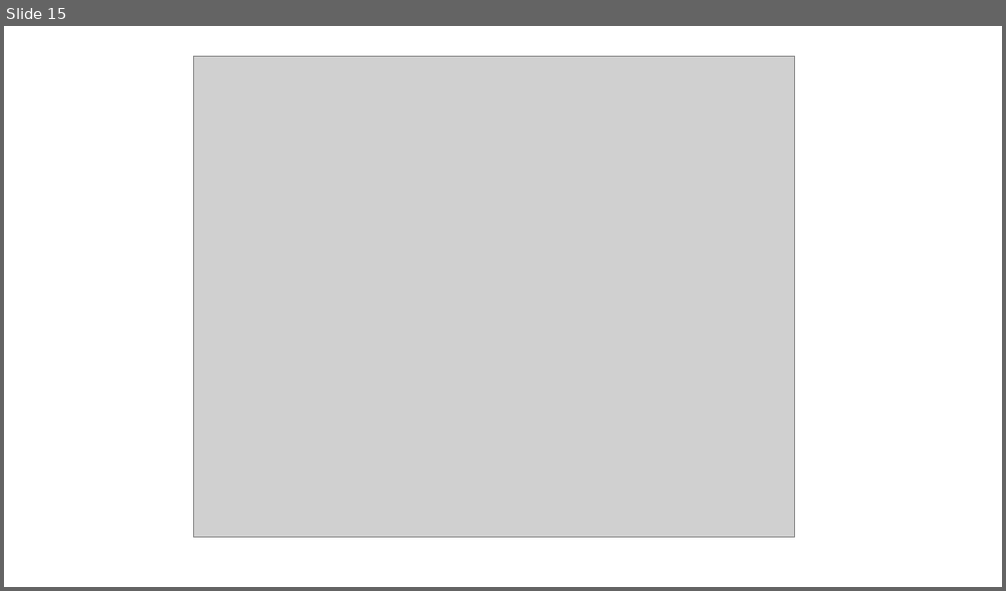
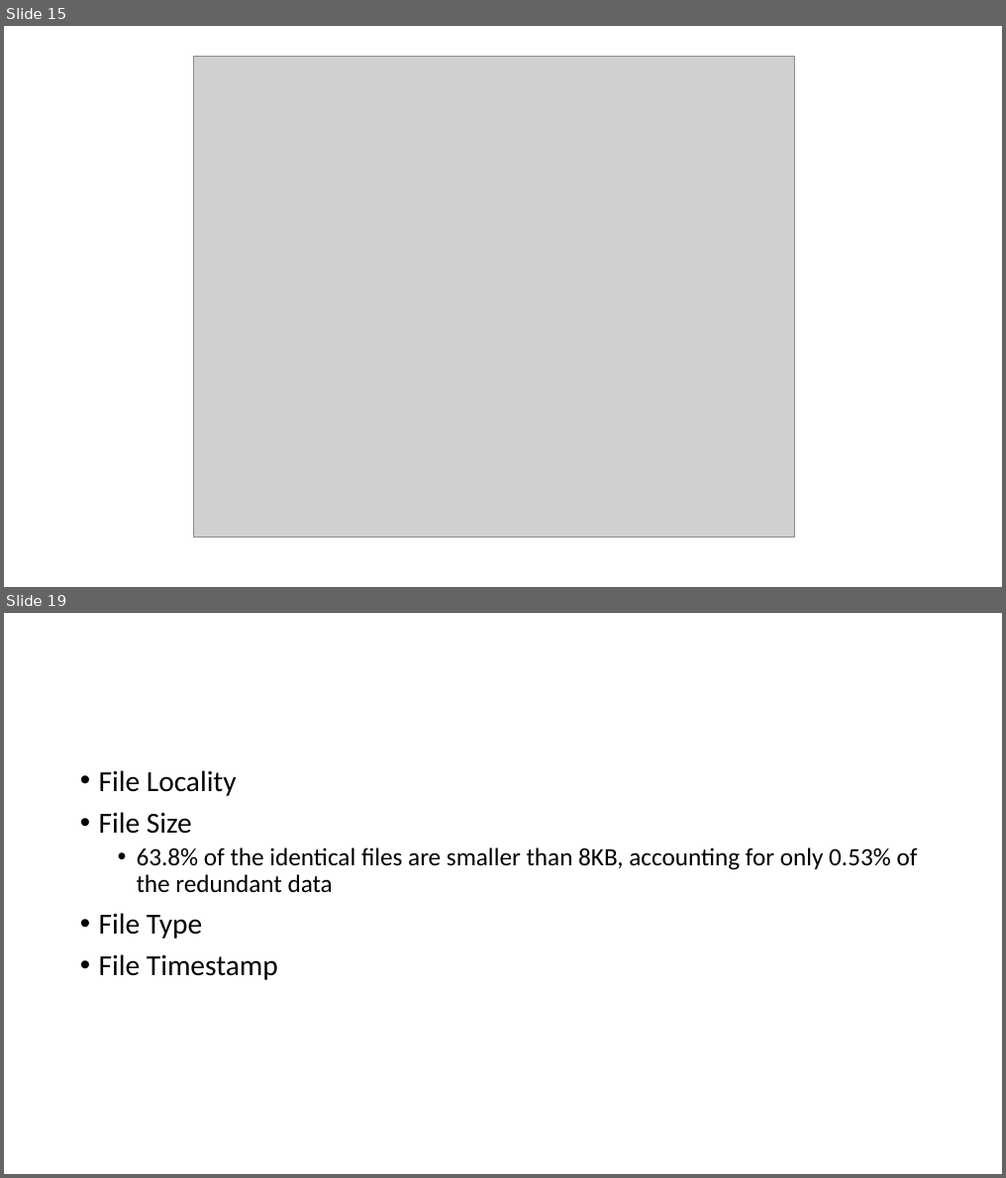
Before and after one commit to franbienjan/NDSGthesis, a slide deck: Summary/Raf_Presentation.pptx. Shown one above the other, each under a label of ours: slide 15 before the commit, slides 15 and 19 after it; the slides between them are not shown. The pictures are 1006x591 and 1006x1178 pixels, drawn with LibreOffice and Linux fonts; fonts in the diff are those of the drawing; grey boxes stand for pictures. Boxes give left, top, right and bottom in pixels: in the first picture for what was removed or moved away, otherwise in the second. Text is boxed around its words. In the diff, an @@ line names an element or a change of style, - is before the commit and + after.

```diff
--- a/Summary/Raf_Presentation.pptx
+++ b/Summary/Raf_Presentation.pptx
@@ slide 19 added at box(4, 613, 1002, 1174), background #FFFFFF @@
@@ text added at box(99, 770, 918, 980), 24 pt, text #000000 @@
+• File Locality
+• File Size
+  • 63.8% of the identical ﬁles are smaller than 8KB, accounting for only 0.53% of the redundant data
+• File Type
+• File Timestamp
```
Also in this commit, not shown: 1 slide changed, 2 other slides added, 1 slide removed.
